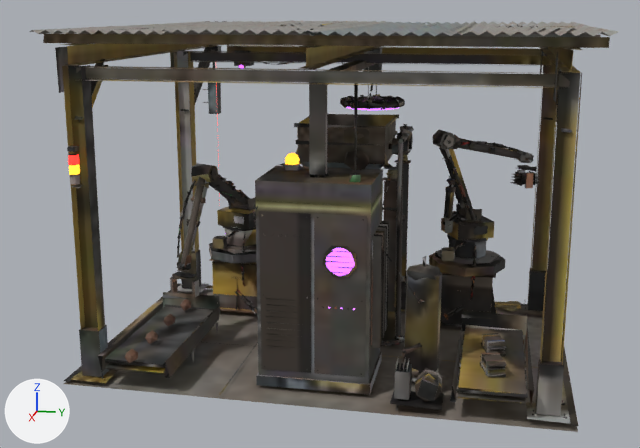
Before and after pictures for a commit that changed the glTF model jogo/assets/modelos/transporte/trilhos/estacao.glb.
Rendered twice from a camera (50 mm lens) standing at (5.39, 0.96, 2.17) and looking at (-0.37, -0.19, 0.73). Arrows for +X, +Y and +Z are at lower left; the lights stay in place. The first picture is the older version. Where no turn or scale is listed for an object, it has been applied to the vertices. Vertices at exactly the same position are counted once.

The scene before the commit, as lines of its bpy script (objects in view):
```python
ob_estacao_corpo = bpy.data.objects.new('estacao_corpo', me_serie_006)
ob_estacao_corpo.location = (-0.418, -0.8, 0.3)
ob_estacao_m15 = bpy.data.objects.new('estacao_m15', me_sul_giro_aco)
ob_estacao_m15.location = (-0.6, -0.8, 0.655)
ob_estacao_m16 = bpy.data.objects.new('estacao_m16', me_sul_braco2_aco)
ob_estacao_m16.location = (-0.157, -0.927, 1.1)
ob_estacao_m22 = bpy.data.objects.new('estacao_m22', me_norte_giro_aco)
ob_estacao_m22.location = (-0.6, 0.8, 0.655)
ob_estacao_m23 = bpy.data.objects.new('estacao_m23', me_norte_braco1_aco)
ob_estacao_m23.location = (-0.6, 0.8, 0.8)
ob_estacao_m37 = bpy.data.objects.new('estacao_m37', me_chapas_0_aco)
ob_estacao_m37.location = (-0.776, 1.166, 1.025)
ob_estacao_m38 = bpy.data.objects.new('estacao_m38', me_chapas_1_placa)
ob_estacao_m38.location = (0.42, 1.0, 0.26)
ob_estacao_m40 = bpy.data.objects.new('estacao_m40', me_chapas_2_placa)
ob_estacao_m40.location = (0.72, 1.0, 0.26)
ob_estacao_m41 = bpy.data.objects.new('estacao_m41', me_chapas_2_aco)
ob_estacao_m41.location = (0.72, 1.0, 0.26)
# also in view: 'estacao_m24' at (-0.63, 0.9, 1.24); 'estacao_m14' at (-0.37, -0.87, 0.96); 'cupula' at (-0.5, 0.0, 1.06)
```
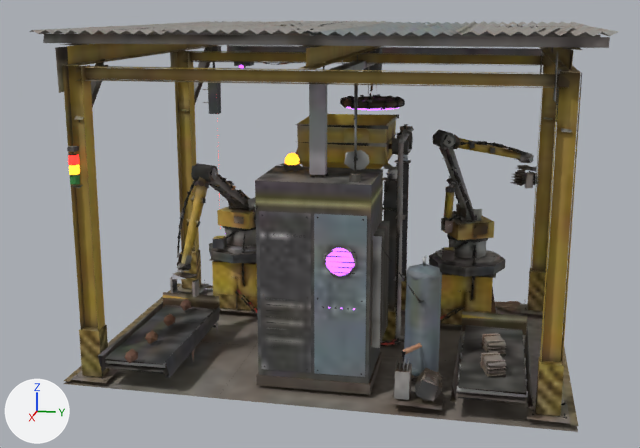
Changed parts and their boxes [x1, y1, x2, y2] in the pictures (640 x 448 px; the box of a moved part takes in the faces that stretch with it):
part 1 of me_serie_006, moved or reshaped (not visible afterwards): before [296, 140, 375, 145]
part 2 of me_serie_006, moved or reshaped (not visible before): after [303, 125, 388, 129]
part 3 of me_serie_006, deleted: before [294, 123, 388, 128]
part 4 of me_serie_006, moved or reshaped: before [105, 116, 538, 411]; after [106, 55, 533, 411]
part 5 of me_serie_006, surface changed: [43, 24, 610, 426] in both
part 6 of me_sul_braco2_aco, surface changed (lighter): [177, 177, 209, 267] in both
part 7 of me_sul_giro_aco, surface changed: [217, 198, 256, 229] in both
part 8 of me_norte_giro_aco, surface changed: [442, 204, 494, 235] in both
part 9 of me_chapas_0_aco, surface changed: [510, 171, 539, 186] in both
part 10 of me_chapas_1_placa, surface changed (lighter): [481, 333, 506, 356] in both
part 11 of me_chapas_1_aco, surface changed: [482, 334, 505, 352] in both
part 12 of me_chapas_2_placa, surface changed: [480, 352, 506, 377] in both
part 13 of me_chapas_2_aco, surface changed: [481, 353, 505, 376] in both

The change, as a diff of the scene's bpy script:
```diff
--- a/jogo/assets/modelos/transporte/trilhos/estacao.glb.py
+++ b/jogo/assets/modelos/transporte/trilhos/estacao.glb.py
@@ me_serie_006 @@
-me_serie_006.from_pydata(...)  # 6817 vertices, 5774 faces; spans x -1.59..1.39, y -0.72..2.32, z -0.28..1.77
+me_serie_006.from_pydata(...)  # 6817 vertices, 5775 faces; spans x -1.59..1.39, y -0.72..2.32, z -0.28..1.77
+# me_serie_006 part 1: the loose piece of 3 vertices spanning x 0.32..0.33, y 0.51..1.09, z 1.02..1.05 is moved by (-0.58, 0.0, 0.0)
+# me_serie_006 part 2: the loose piece of 3 vertices spanning x -0.26..-0.25, y 0.51..1.09, z 1.02..1.05 is moved by (0.58, 0.0, 0.11)
+# me_serie_006 part 3: the loose piece of 3 vertices spanning x 0.33, y 0.5..1.1, z 1.13..1.16 is deleted
+# me_serie_006 part 4: 114 vertices moved from x -1.47..1.38, y -0.58..2.19, z -0.25..1.54 to x -1.47..1.38, y -0.58..2.19, z -0.25..1.56; 45 vertices removed from x -0.91..1.39, y -0.37..2.21, z -0.25..1.56; 54 vertices added at x -0.46..1.39, y -0.61..2.19, z -0.25..1.56
+# me_serie_006 part 5: 4739 kept faces spanning x -1.59..1.39, y -0.72..2.32, z -0.26..1.77 get new texture (UV) coordinates
+# other edits to the shape of me_serie_006 do not show in these pictures
 me_serie_006.materials.append(mat_estacao_tex)
@@ me_sul_braco2_aco @@
 me_sul_braco2_aco.from_pydata(...)  # 148 vertices, 178 faces; spans x -0.065..0.299, y -0.135..0.04, z -0.591..0.018
+# me_sul_braco2_aco part 6: 166 kept faces spanning x -0.065..0.299, y -0.135..0.04, z -0.591..0.018 get new texture (UV) coordinates
 me_sul_braco2_aco.materials.append(mat_estacao_tex)
@@ me_sul_giro_aco @@
 me_sul_giro_aco.from_pydata(...)  # 174 vertices, 152 faces; spans x -0.188..0.161, y -0.161..0.23, z -0.014..0.195
+# me_sul_giro_aco part 7: 140 kept faces spanning x -0.188..0.161, y -0.161..0.224, z -0.014..0.195 get new texture (UV) coordinates
 me_sul_giro_aco.materials.append(mat_estacao_tex)
@@ me_norte_giro_aco @@
 me_norte_giro_aco.from_pydata(...)  # 174 vertices, 152 faces; spans x -0.224..0.18, y -0.183..0.174, z -0.014..0.195
+# me_norte_giro_aco part 8: 141 kept faces spanning x -0.224..0.18, y -0.183..0.174, z -0.014..0.195 get new texture (UV) coordinates
 me_norte_giro_aco.materials.append(mat_estacao_tex)
@@ me_chapas_0_aco @@
 me_chapas_0_aco.from_pydata(...)  # 24 vertices, 24 faces; spans x -0.084..0.084, y -0.103..0.103, z -0.042..0.042
+# me_chapas_0_aco part 9: texture (UV) coordinates of 24 of 24 faces, centred in x -0.038..0.038, y -0.053..0.053, z -0.031..0.031, changed; they spanned u 0.11..0.68, v 0.0..0.68 and now span u 0.05..0.68, v 0.09..0.68
 me_chapas_0_aco.materials.append(mat_estacao_tex)
@@ me_chapas_1_placa @@
 me_chapas_1_placa.from_pydata(...)  # 20 vertices, 24 faces; spans x -0.1..0.1, y -0.072..0.072, z -0.038..0.038
+# me_chapas_1_placa part 10: texture (UV) coordinates of 24 of 24 faces, centred in x -0.087..0.082, y -0.056..0.056, z -0.035..0.037, changed; they spanned u 0.18..0.74, v 0.35..0.74 and now span u 0.01..0.74, v 0.22..0.74
 me_chapas_1_placa.materials.append(mat_estacao_tex)
@@ me_chapas_1_aco @@
 me_chapas_1_aco.from_pydata(...)  # 16 vertices, 24 faces; spans x -0.0679..0.0679, y -0.0651..0.0651, z -0.042..0.042
+# me_chapas_1_aco part 11: texture (UV) coordinates of 16 of 24 faces, centred in x -0.0586..0.0586, y -0.0317..0.0317, z -0.042..0.042, changed; they spanned u 0.18..0.74, v 0.32..0.69 and now span u 0.05..0.74, v 0.23..0.68
 me_chapas_1_aco.materials.append(mat_estacao_tex)
@@ me_chapas_2_placa @@
 me_chapas_2_placa.from_pydata(...)  # 20 vertices, 24 faces; spans x -0.1..0.1, y -0.072..0.072, z -0.038..0.038
+# me_chapas_2_placa part 12: texture (UV) coordinates of 24 of 24 faces, centred in x -0.087..0.082, y -0.056..0.056, z -0.035..0.037, changed; they spanned u 0.05..0.74, v 0.06..0.74 and now span u 0.22..0.74, v 0.01..0.74
 me_chapas_2_placa.materials.append(mat_estacao_tex)
@@ me_chapas_2_aco @@
 me_chapas_2_aco.from_pydata(...)  # 16 vertices, 24 faces; spans x -0.0679..0.0679, y -0.0651..0.0651, z -0.042..0.042
+# me_chapas_2_aco part 13: texture (UV) coordinates of 16 of 24 faces, centred in x -0.0586..0.0586, y -0.0317..0.0317, z -0.042..0.042, changed; they spanned u 0.19..0.74, v 0.37..0.69 and now span u 0.13..0.74, v 0.27..0.68
 me_chapas_2_aco.materials.append(mat_estacao_tex)
```
